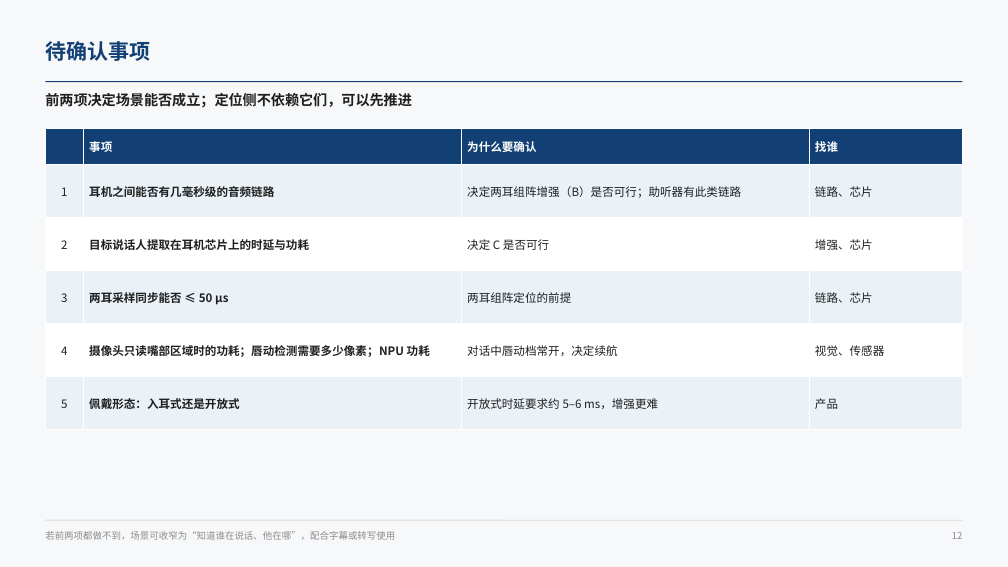
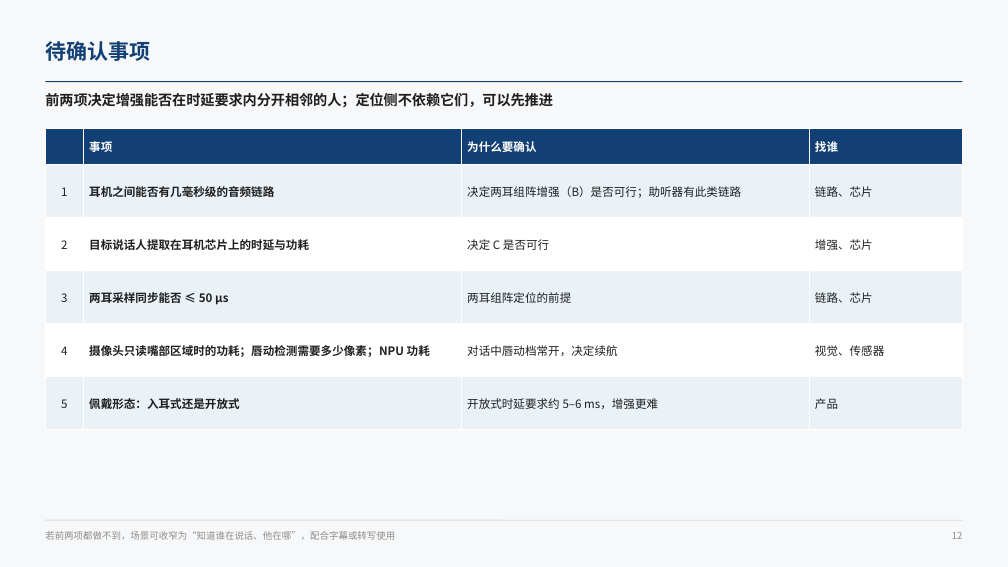
Before and after one commit to ZeroFoxxi/ssl-scene1, a slide deck: slide 12 of 02_耳机声源定位/耳机摄像头听觉辅助_整体设计方案.pptx. Drawn at 1008x567 pixels with LibreOffice and Linux fonts; fonts in the diff are those of the drawing. Boxes give left, top, right and bottom in pixels: in the first picture for what was removed or moved away, otherwise in the second. Text is boxed around its words. In the diff, an @@ line names an element or a change of style, - is before the commit and + after.

```diff
--- a/02_耳机声源定位/耳机摄像头听觉辅助_整体设计方案.pptx
+++ b/02_耳机声源定位/耳机摄像头听觉辅助_整体设计方案.pptx
@@ text at (45,93,553,108): text changed @@
-前两项决定场景能否成立；定位侧不依赖它们，可以先推进
+前两项决定增强能否在时延要求内分开相邻的人；定位侧不依赖它们，可以先推进
```
Also in this commit, not shown: 1 other slide changed, 2 other files.
